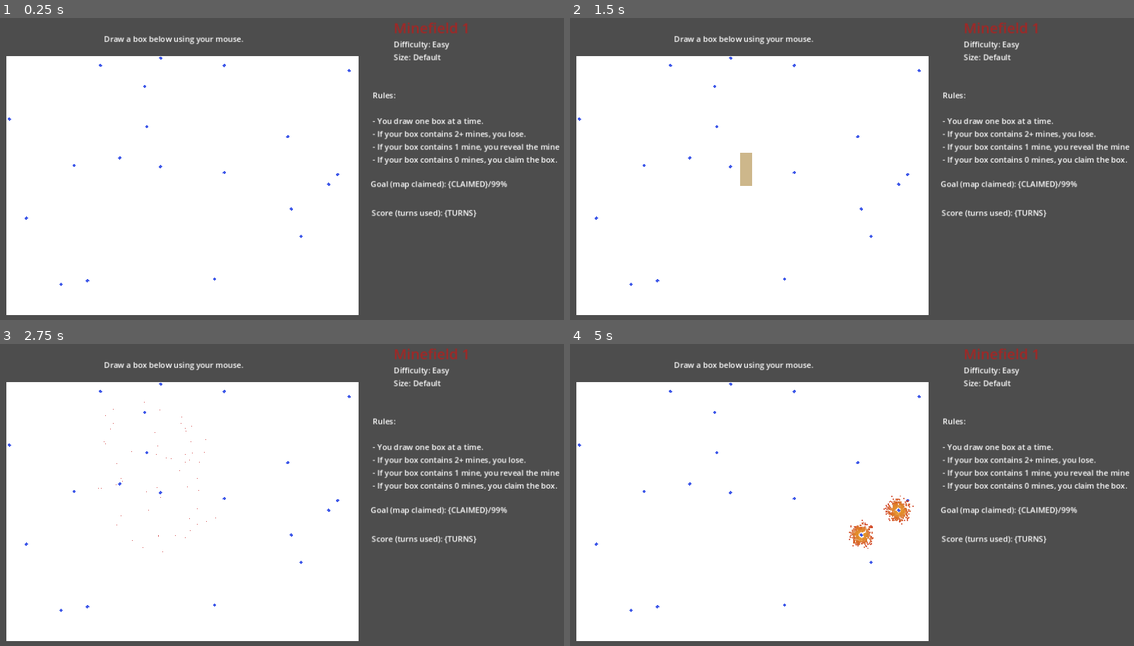
Above: before the commit, frames 1-4 (two rows, left to right).
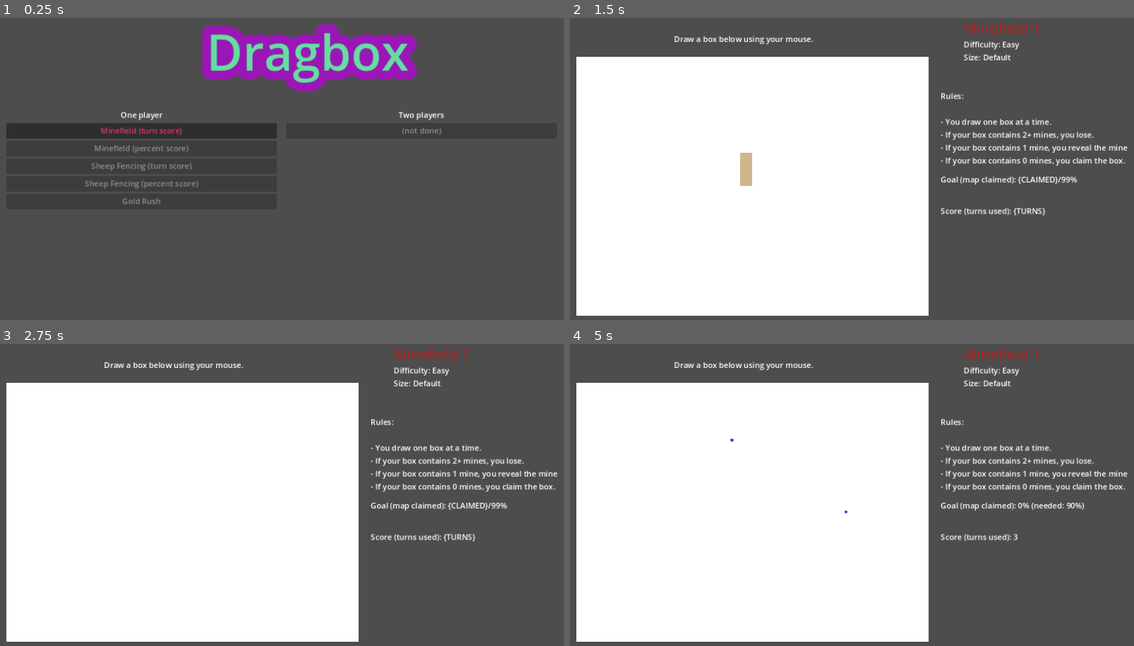
Above: after the commit, the same moments.

Repository: za3k/dragbox
Game: Godot game, scene res://main_menu.tscn
Two runs of this game, one before a commit and one after it. Both use one fixed random seed, a clock stepped at 60 frames per second and the inputs below. Sound files missing from this copy of the repository are replaced by a short silence.
Inputs (mouse positions are in pixels of both pictures, inside the frame that each line leads up to):
- Up to frame 1 (0.25 s): no input
- Up to frame 2 (1.5 s): click (711, 129) at 0.5 s, where only the run after the commit has a clickable "Minefield (turn score)"; tap Enter at 1.25 s; drag from (750, 187) to (716, 87) at 1.27 s
- Up to frame 3 (2.75 s): click (394, 612) at 2 s, where only the run after the commit has a clickable "Try Again"
- Up to frame 4 (5 s): tap Space at 2.75 s; drag from (739, 510) to (716, 413) at 2.77 s; move the mouse to (908, 422) at 3.52 s; click (908, 422) at 3.67 s; drag from (823, 558) to (908, 501) at 4.27 s

The runs differ from the first frame. In frame 1, 60% of the frame differs, in the area x 1-100%, y 1-99%; in frame 2, 2.8%; in frame 3, 2.9%; in frame 4, 3.2%.

Commit message:
Minimal 1st game

Diff:
--- a/drag_box.gd
+++ b/drag_box.gd
@@ -5,12 +5,12 @@
 enum Status { NONE, PREVIEW, COMPLETE }
 var status := Status.NONE
 @onready var preview : PreviewRect = $preview
-
 @export var preview_color : Color
 @export var final_color : Color
+var enabled = true
 
 func start(pos):
-	if status == Status.COMPLETE: return
+	if status == Status.COMPLETE or not enabled: return
 	assert(status == Status.NONE)
 	preview.p1 = pos
 	preview.p2 = pos
@@ -18,13 +18,13 @@
 	updatePreview()
 
 func update(pos):
-	if status == Status.COMPLETE: return
+	if status == Status.COMPLETE or not enabled: return
 	if status == Status.PREVIEW:
 		preview.p2 = pos
 		updatePreview()
 
 func stop(pos):
-	if status == Status.COMPLETE: return
+	if status == Status.COMPLETE or not enabled: return
 	assert(status == Status.PREVIEW)
 	preview.p2 = pos
 	status = Status.COMPLETE
@@ -46,6 +46,11 @@
 func is_preview():
 	return status == Status.PREVIEW
 
+func enable():
+	enabled = true
+func disable():
+	enabled = false
+
 func updatePreview():
 	if is_visible():
 		if is_preview():
--- a/game.gd
+++ b/game.gd
@@ -1,13 +1,29 @@
-class_name PlayingField extends ColorRect
+class_name PlayingField extends Node2D
+
+@export var singleplayer_claim_color : Color
 var hidden_mine := preload("res://hidden_mine.tscn")
+var goal_percent_claimed = 0.9
+
+var percent_claimed : float = 0 :
+	set(v):
+		percent_claimed = v
+		$goal.text = "Goal (map claimed): {0}% (needed: {1}%)".format([
+			floor(percent_claimed*100),
+			floor(goal_percent_claimed*100)
+		])
+var turns : int = 0 :
+	set(v):
+		turns = v
+		$score.text = "Score (turns used): {0}".format([turns])
 
 ## The player did something invalid
 func warn():
 	pass
 
 func turn(rect: Rect2):
+	turns += 1
 	var intersecting:Array[Mine] = []
-	for mine in $mines.get_children():
+	for mine in $playing_field/mines.get_children():
 		if rect.has_point(mine.position):
 			intersecting.append(mine)
 
@@ -21,48 +37,70 @@
 func generate_mines(n):
 	for i in n:
 		var new_mine := hidden_mine.instantiate()
-		$mines.add_child(new_mine)
-		new_mine.position = Vector2(randf_range(0, size.x), randf_range(0, size.y))
+		%mines.add_child(new_mine)
+		new_mine.position = Vector2(randf_range(0, $playing_field.size.x), randf_range(0, $playing_field.size.y))
+
+func new_game():
+	get_tree().reload_current_scene()
+
+func should_win():
+	return percent_claimed > goal_percent_claimed
+
+func claim(rect: Rect2):
+	%dragbox.acknowledge()
+	# Make a highlighted claim for what you claimed
+	var c = ColorRect.new()
+	c.position = rect.position
+	c.size = rect.size
+	c.color = singleplayer_claim_color
+	%claims.add_child(c)
+
+	percent_claimed += c.get_rect().get_area() / $playing_field.get_rect().get_area()
+
+	# TODO: Play a happy noise
+
+	if should_win():
+		win_game()
+
+func highlight(mine: Mine):
+	# Highlight the mine
+	# TODO: Play a danger ding
+	mine.reveal()
+
+	# TODO: Wait a second or two while fading preview box
+	%dragbox.acknowledge()
+
+func lose_game_mines(mines: Array[Mine]):
+	# Highlight mines you blew up
+	# Play BOOM!!! explosion
+	for mine in mines:
+		mine.reveal()
+		mine.flash(0)
+		mine.explode()
+	# TODO: Add your rectangle as a claim, maybe in another color
+	%dragbox.acknowledge()
+	lose_game()
+
+func lose_game():
+	$lost.show()
+	%dragbox.disable()
+
+func win_game():
+	# TODO: Happy noise
+	$won.show()
+	%dragbox.disable()
 
 func _ready():
 	generate_mines(20)
 
-func claim(rect: Rect2):
-	$dragbox.acknowledge()
-	# Make a highlighted claim for what you claimed
-	# Play a happy noise
-	# Print score, goal progress, check for win
-
-func highlight(mine: Area2D):
-	# Highlight the mine
-	# Play a danger ding
-	# Print score, goal progress, check for win
-
-	# Slowly fade the preview
-	# Wait a second or two
-	$dragbox.acknowledge()
-
-func lose_game_mines(mines: Array[Mine]):
-	# Play BOOM!!! explosion
-	# Highlight mines you blew up
-	# Add your rectangle as a claim, maybe in another color
-	# Wait a second or two
-	$dragbox.acknowledge()
-	for mine in mines:
-		mine.reveal()
-		mine.flash(0)
-		mine.explode()
-	lose_game()
-
-func lose_game():
-	# Show "retry / exit" options
-	pass
-
 func _on_gui_input(event):
 	if event is InputEventMouseButton and event.button_index == 1:
 		if event.pressed:
-			$dragbox.start(event.position)
+			%dragbox.start(event.position)
 		else:
-			$dragbox.stop(event.position)
+			%dragbox.stop(event.position)
 	elif event is InputEventMouseMotion and event.button_mask == 1:
-		$dragbox.update(event.position)
+		%dragbox.update(event.position)
+
+func exit_to_menu():
+	get_tree().change_scene_to_file.call_deferred("res://main_menu.tscn")
--- a/hidden_mine.gd
+++ b/hidden_mine.gd
@@ -1,12 +1,49 @@
 class_name Mine extends Area2D
+
+@export var revealed_color : Color
+@export var hidden_color : Color
+var flashRemaining : float = 0
+
+func _ready():
+	hidden()
+
+func hidden():
+	self.hide()
+	$CollisionShape2D/Polygon2D.color = hidden_color
 
 ## Show the mine for the rest of the game
 func reveal():
-	pass
+	self.show()
+	$CollisionShape2D/Polygon2D.color = revealed_color
+	flash(2)
 
 ## Flash the mine as important. duration=0 means forever
 func flash(duration):
-	pass
+	if duration == 0:
+		flashRemaining = 1000000
+	else:
+		flashRemaining = duration
+
+@export var flash_cycle_time : float = 0.3
+var t : float = 0
+func set_flash(on):
+	if on:
+		$CollisionShape2D/Polygon2D.color.a = 0.5
+	else:
+		$CollisionShape2D/Polygon2D.color.a = 1
+
+func _process(delta):
+	t += delta
+	if (flashRemaining > 0) :
+		flashRemaining -= delta
+		var cycles : float = t / flash_cycle_time
+		var cycle_percent = cycles - floor(cycles)
+		if cycle_percent < 0.5:
+			set_flash(true)
+		else:
+			set_flash(false)
+	else:
+		set_flash(false)
 
 ## Animate the mine exploding and make a sound
 func explode():
--- a/hidden_mine.tscn
+++ b/hidden_mine.tscn
@@ -17,6 +17,8 @@
 [node name="hidden mine" type="Area2D"]
 scale = Vector2(0.15, 0.15)
 script = ExtResource("1_yjo5g")
+revealed_color = Color(0.214352, 0.287018, 0.762024, 1)
+hidden_color = Color(0, 0.898039, 0, 0.588235)
 
 [node name="CollisionShape2D" type="CollisionShape2D" parent="."]
 shape = SubResource("CircleShape2D_artpk")
--- a/main_menu.gd
+++ b/main_menu.gd
@@ -1,7 +1,4 @@
 extends Node2D
 
-func _ready():
-	play_minefield1()
-
 func play_minefield1():
-	get_tree().change_scene_to_file("res://play_game.tscn")
+	get_tree().change_scene_to_file.call_deferred("res://play_game.tscn")
--- a/play_game.tscn
+++ b/play_game.tscn
@@ -1,12 +1,17 @@
-[gd_scene load_steps=4 format=3 uid="uid://biainbm82limn"]
+[gd_scene load_steps=5 format=3 uid="uid://biainbm82limn"]
 
 [ext_resource type="Script" path="res://game.gd" id="1_w0vli"]
 [ext_resource type="Script" path="res://drag_box.gd" id="2_xk0sa"]
 [ext_resource type="Script" path="res://rectangle_preview.gd" id="3_03qtw"]
 
+[sub_resource type="Theme" id="Theme_fryca"]
+
 [node name="Game" type="Node2D"]
 
 [node name="Node2D" type="Node2D" parent="."]
+scale = Vector2(0.999901, 1.00261)
+script = ExtResource("1_w0vli")
+singleplayer_claim_color = Color(0.698247, 1, 0.671603, 1)
 
 [node name="game name" type="Label" parent="Node2D"]
 offset_left = 803.0
@@ -26,10 +31,10 @@
 Size: Default"
 
 [node name="rules" type="Label" parent="Node2D"]
-offset_left = 760.0
-offset_top = 165.0
-offset_right = 1141.0
-offset_bottom = 318.0
+offset_left = 756.075
+offset_top = 165.567
+offset_right = 1137.07
+offset_bottom = 318.567
 text = "Rules:
 
 - You draw one box at a time.
@@ -46,17 +51,17 @@
 text = "Draw a box below using your mouse."
 
 [node name="goal" type="Label" parent="Node2D"]
-offset_left = 756.0
-offset_top = 346.0
-offset_right = 1137.0
-offset_bottom = 369.0
+offset_left = 756.075
+offset_top = 336.121
+offset_right = 1137.07
+offset_bottom = 359.121
 text = "Goal (map claimed): {CLAIMED}/99%"
 
 [node name="score" type="Label" parent="Node2D"]
-offset_left = 758.0
-offset_top = 405.0
-offset_right = 1139.0
-offset_bottom = 432.0
+offset_left = 756.075
+offset_top = 399.954
+offset_right = 1137.07
+offset_bottom = 426.954
 text = "Score (turns used): {TURNS}"
 
 [node name="playing_field" type="ColorRect" parent="Node2D"]
@@ -64,13 +69,15 @@
 offset_top = 97.0
 offset_right = 731.0
 offset_bottom = 625.0
-script = ExtResource("1_w0vli")
 
 [node name="claims" type="Node2D" parent="Node2D/playing_field"]
+unique_name_in_owner = true
 
 [node name="mines" type="Node2D" parent="Node2D/playing_field"]
+unique_name_in_owner = true
 
 [node name="dragbox" type="Node2D" parent="Node2D/playing_field"]
+unique_name_in_owner = true
 script = ExtResource("2_xk0sa")
 preview_color = Color(0.611765, 0.439216, 0.0941176, 0.501961)
 final_color = Color(0.298039, 0.0666667, 0.466667, 0.890196)
@@ -80,5 +87,65 @@
 offset_bottom = 40.0
 script = ExtResource("3_03qtw")
 
-[connection signal="gui_input" from="Node2D/playing_field" to="Node2D/playing_field" method="_on_gui_input"]
-[connection signal="rect_drawn" from="Node2D/playing_field/dragbox" to="Node2D/playing_field" method="turn"]
+[node name="lost" type="Node2D" parent="Node2D"]
+visible = false
+
+[node name="you lost" type="Label" parent="Node2D/lost"]
+offset_left = 756.075
+offset_top = 488.722
+offset_right = 1137.07
+offset_bottom = 515.722
+theme_override_colors/font_color = Color(0.862745, 0, 0, 1)
+text = "You lost. :(  Try again?"
+
+[node name="buttons" type="HBoxContainer" parent="Node2D/lost"]
+offset_left = 760.075
+offset_top = 543.579
+offset_right = 941.075
+offset_bottom = 583.579
+metadata/_edit_group_ = true
+
+[node name="TryAgain" type="Button" parent="Node2D/lost/buttons"]
+layout_mode = 2
+theme = SubResource("Theme_fryca")
+text = "Try Again"
+
+[node name="MainMenu" type="Button" parent="Node2D/lost/buttons"]
+layout_mode = 2
+theme = SubResource("Theme_fryca")
+text = "Main Menu"
+
+[node name="won" type="Node2D" parent="Node2D"]
+visible = false
+
+[node name="you lost2" type="Label" parent="Node2D/won"]
+offset_left = 756.075
+offset_top = 488.722
+offset_right = 1137.07
+offset_bottom = 515.722
+theme_override_colors/font_color = Color(0.415686, 0.968627, 0.266667, 1)
+text = "You won! :) Play again?"
+
+[node name="buttons2" type="HBoxContainer" parent="Node2D/won"]
+offset_left = 760.075
+offset_top = 543.579
+offset_right = 941.075
+offset_bottom = 583.579
+metadata/_edit_group_ = true
+
+[node name="TryAgain" type="Button" parent="Node2D/won/buttons2"]
+layout_mode = 2
+theme = SubResource("Theme_fryca")
+text = "Try Again"
+
+[node name="MainMenu" type="Button" parent="Node2D/won/buttons2"]
+layout_mode = 2
+theme = SubResource("Theme_fryca")
+text = "Main Menu"
+
+[connection signal="gui_input" from="Node2D/playing_field" to="Node2D" method="_on_gui_input"]
+[connection signal="rect_drawn" from="Node2D/playing_field/dragbox" to="Node2D" method="turn"]
+[connection signal="pressed" from="Node2D/lost/buttons/TryAgain" to="Node2D" method="new_game"]
+[connection signal="pressed" from="Node2D/lost/buttons/MainMenu" to="Node2D" method="exit_to_menu"]
+[connection signal="pressed" from="Node2D/won/buttons2/TryAgain" to="Node2D" method="new_game"]
+[connection signal="pressed" from="Node2D/won/buttons2/MainMenu" to="Node2D" method="exit_to_menu"]
--- a/sounds.gd
+++ b/sounds.gd
@@ -5,8 +5,10 @@
 func play(sound : AudioStreamPlayer2D):
 	var effect := sound.stream.resource_path
 	if not being_played.get(effect, false):
-		sound.finished.connect(func():
-			being_played[effect] = false
-		)
 		being_played[effect] = true
 		sound.play()
+		var done = func():
+			being_played[effect] = false
+
+		sound.finished.connect(done)
+		sound.tree_exiting.connect(done)
Not shown, changed: explosion.mp3
